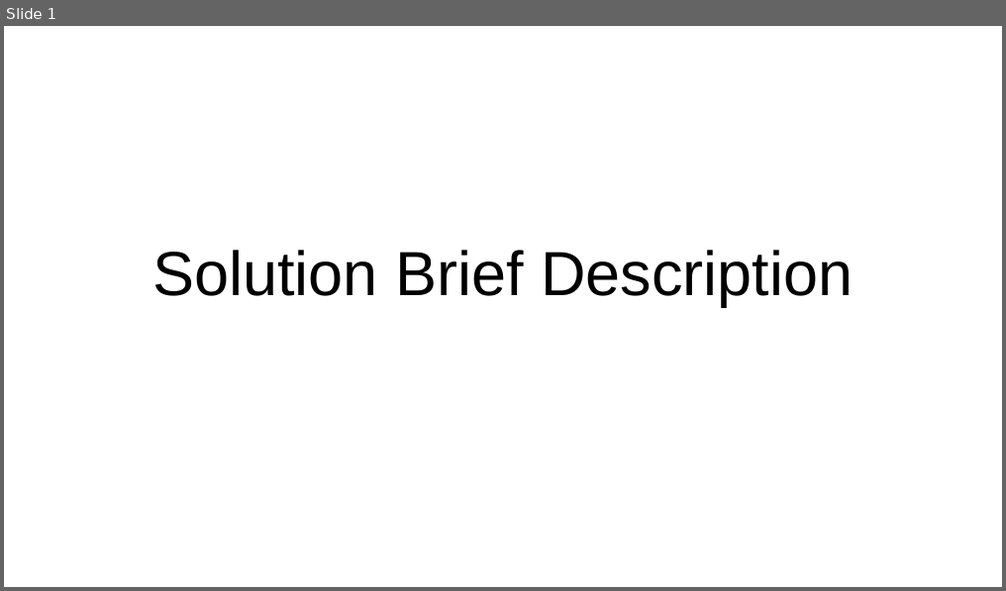
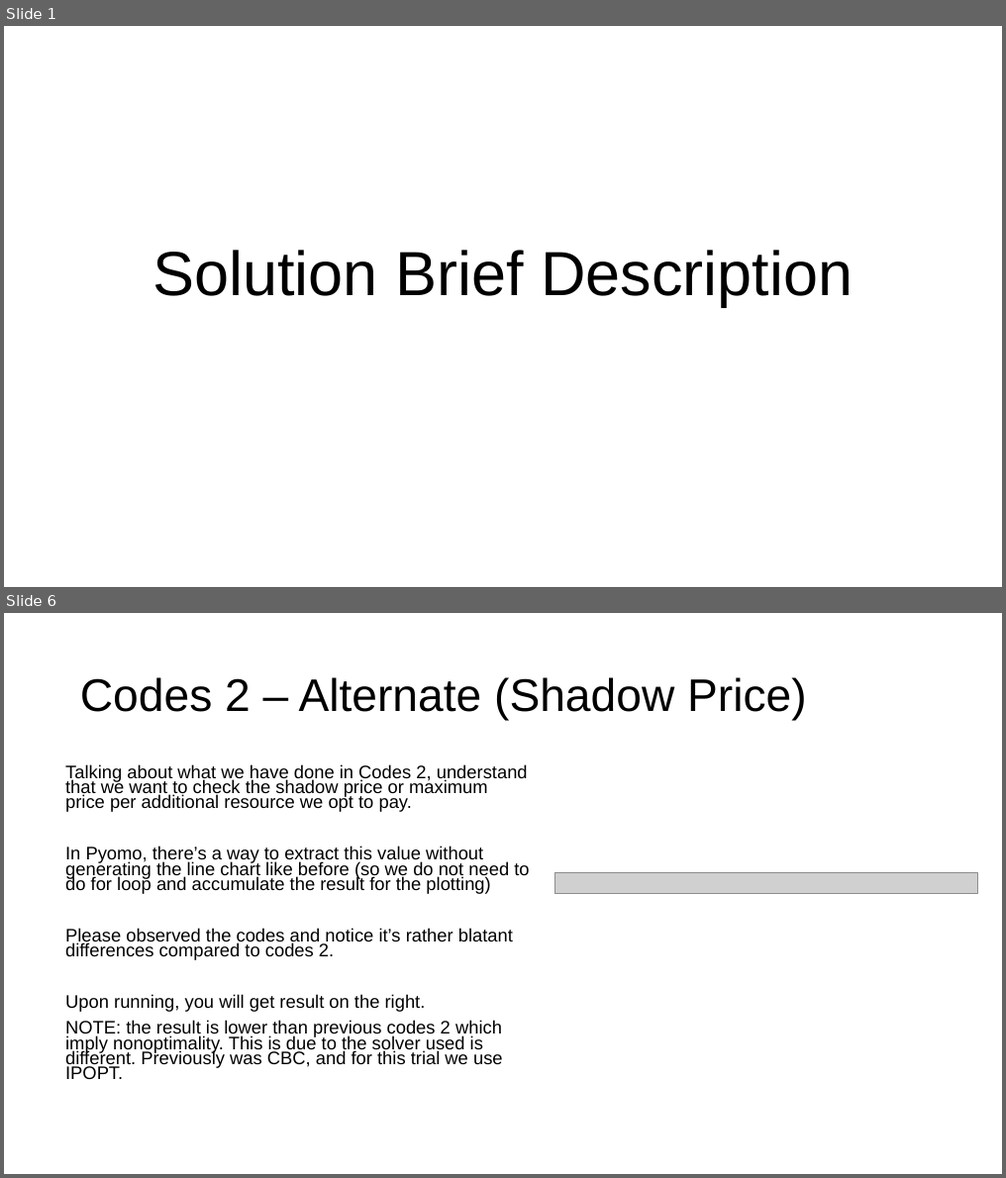
Before and after one commit to Lazuardis/Optimization, a slide deck: Vision Company - Allocation and Transportation Problem/Solution Brief Description - Vision Allocation Problem.pptx. Shown one above the other, each under a label of ours: slide 1 before the commit, slides 1 and 6 after it; the slides between them are not shown. The pictures are 1006x591 and 1006x1178 pixels, drawn with LibreOffice and Linux fonts; fonts in the diff are those of the drawing; grey boxes stand for pictures. Boxes give left, top, right and bottom in pixels: in the first picture for what was removed or moved away, otherwise in the second. Text is boxed around its words. In the diff, an @@ line names an element or a change of style, - is before the commit and + after.

```diff
--- a/Vision Company - Allocation and Transportation Problem/Solution Brief Description - Vision Allocation Problem.pptx
+++ b/Vision Company - Allocation and Transportation Problem/Solution Brief Description - Vision Allocation Problem.pptx
@@ slide 6 added at <box>4,613,1002,1174</box>, background #FFFFFF @@
@@ title added at <box>80,677,807,721</box>, 44 pt, text #000000 @@
+Codes 2 – Alternate (Shadow Price)
@@ text added at <box>65,764,529,1079</box>, 17.5 pt, text #000000 @@
+Talking about what we have done in Codes 2, understand that we want to check the shadow price or maximum price per additional resource we opt to pay.
+In Pyomo, there’s a way to extract this value without generating the line chart like before (so we do not need to do for loop and accumulate the result for the plotting)
+Please observed the codes and notice it’s rather blatant differences compared to codes 2.
+Upon running, you will get result on the right.
+NOTE: the result is lower than previous codes 2 which imply nonoptimality. This is due to the solver used is different. Previously was CBC, and for this trial we use IPOPT.
@@ picture added at <box>555,872,979,894</box> @@
```
Also in this commit, not shown: 8 slides changed, 1 slide removed, 1 other file.
